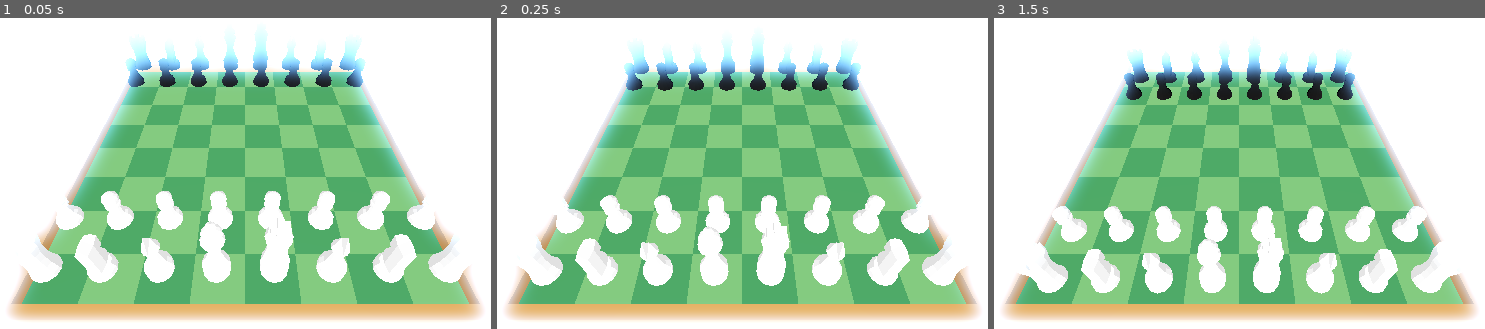
Above: before the commit, frames 1-3 (left to right).
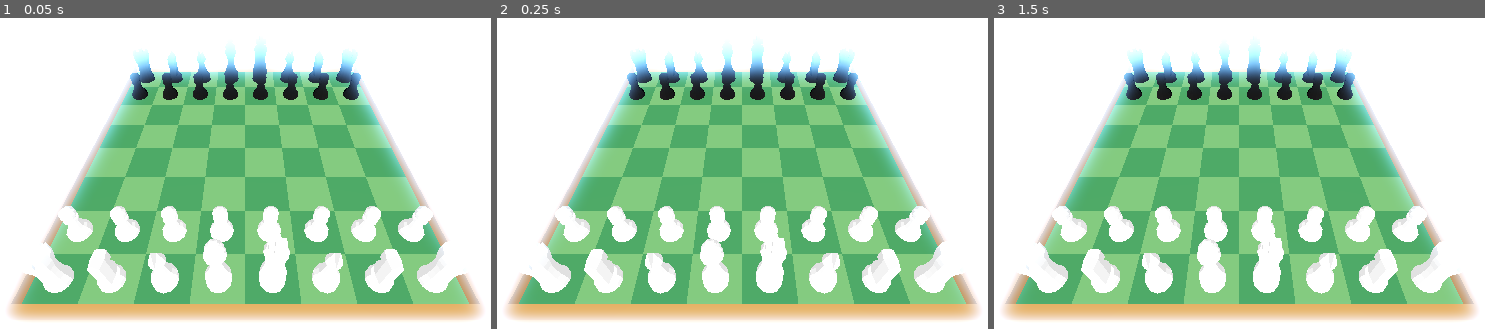
Above: after the commit, the same moments.

Repository: rickyguerin/Fairway-Chess-Jam-Submission
Game: Godot game, scene res://scenes/game.tscn
The game is run twice, just before and just after one commit, with the same random seed, the same clock (stepped at 60 frames per second) and the same inputs.
Inputs (mouse positions are in pixels of both pictures, inside the frame that each line leads up to):
- Up to frame 1 (0.05 s): no input
- Up to frame 2 (0.25 s): no input
- Up to frame 3 (1.5 s): move the mouse to (1416, 126) at 0.52 s; hold D (D) 0.53-1.28 s; click (1416, 126) at 0.67 s; tap Enter at 1.25 s; move the mouse to (1077, 170) at 1.27 s; tap A (A) at 1.35 s; click (1077, 170) at 1.42 s

The runs differ from the first frame. In frame 1, 12% of the frame differs, in the area x 4-96%, y 4-89%; in frame 2, 8.5%; in frame 3, less than 0.1%.

Commit message:
Start pieces on the ground

Diff:
--- a/godot/scenes/game.tscn
+++ b/godot/scenes/game.tscn
@@ -113,99 +113,99 @@
 [node name="White Pieces" type="Node" parent="."]
 
 [node name="Pawn 1" parent="White Pieces" instance=ExtResource("4_72ydc")]
-transform = Transform3D(1, 0, 0, 0, 1, 0, 0, 0, 1, -7, 1, 5)
+transform = Transform3D(1, 0, 0, 0, 1, 0, 0, 0, 1, -7, 0, 5)
 
 [node name="Pawn 2" parent="White Pieces" instance=ExtResource("4_72ydc")]
-transform = Transform3D(1, 0, 0, 0, 1, 0, 0, 0, 1, -5, 1, 5)
+transform = Transform3D(1, 0, 0, 0, 1, 0, 0, 0, 1, -5, 0, 5)
 
 [node name="Pawn 3" parent="White Pieces" instance=ExtResource("4_72ydc")]
-transform = Transform3D(1, 0, 0, 0, 1, 0, 0, 0, 1, -3, 1, 5)
+transform = Transform3D(1, 0, 0, 0, 1, 0, 0, 0, 1, -3, 0, 5)
 
 [node name="Pawn 4" parent="White Pieces" instance=ExtResource("4_72ydc")]
-transform = Transform3D(1, 0, 0, 0, 1, 0, 0, 0, 1, -1, 1, 5)
+transform = Transform3D(1, 0, 0, 0, 1, 0, 0, 0, 1, -1, 0, 5)
 
 [node name="Pawn 5" parent="White Pieces" instance=ExtResource("4_72ydc")]
-transform = Transform3D(1, 0, 0, 0, 1, 0, 0, 0, 1, 1, 1, 5)
+transform = Transform3D(1, 0, 0, 0, 1, 0, 0, 0, 1, 1, 0, 5)
 
 [node name="Pawn 6" parent="White Pieces" instance=ExtResource("4_72ydc")]
-transform = Transform3D(1, 0, 0, 0, 1, 0, 0, 0, 1, 3, 1, 5)
+transform = Transform3D(1, 0, 0, 0, 1, 0, 0, 0, 1, 3, 0, 5)
 
 [node name="Pawn 7" parent="White Pieces" instance=ExtResource("4_72ydc")]
-transform = Transform3D(1, 0, 0, 0, 1, 0, 0, 0, 1, 5, 1, 5)
+transform = Transform3D(1, 0, 0, 0, 1, 0, 0, 0, 1, 5, 0, 5)
 
 [node name="Pawn 8" parent="White Pieces" instance=ExtResource("4_72ydc")]
-transform = Transform3D(1, 0, 0, 0, 1, 0, 0, 0, 1, 7, 1, 5)
+transform = Transform3D(1, 0, 0, 0, 1, 0, 0, 0, 1, 7, 0, 5)
 
 [node name="Rook 1" parent="White Pieces" instance=ExtResource("4_wkxt7")]
-transform = Transform3D(1, 0, 0, 0, 1, 0, 0, 0, 1, -7, 1, 7)
+transform = Transform3D(1, 0, 0, 0, 1, 0, 0, 0, 1, -7, 0, 7)
 
 [node name="Rook 2" parent="White Pieces" instance=ExtResource("4_wkxt7")]
-transform = Transform3D(1, 0, 0, 0, 1, 0, 0, 0, 1, 7, 1, 7)
+transform = Transform3D(1, 0, 0, 0, 1, 0, 0, 0, 1, 7, 0, 7)
 
 [node name="Knight 1" parent="White Pieces" instance=ExtResource("8_ouyaw")]
-transform = Transform3D(1, 0, 0, 0, 1, 0, 0, 0, 1, -5, 1, 7)
+transform = Transform3D(1, 0, 0, 0, 1, 0, 0, 0, 1, -5, 0, 7)
 
 [node name="Knight 2" parent="White Pieces" instance=ExtResource("8_ouyaw")]
-transform = Transform3D(1, 0, 0, 0, 1, 0, 0, 0, 1, 5, 1, 7)
+transform = Transform3D(1, 0, 0, 0, 1, 0, 0, 0, 1, 5, 0, 7)
 
 [node name="Bishop 1" parent="White Pieces" instance=ExtResource("5_piiwh")]
-transform = Transform3D(1, 0, 0, 0, 1, 0, 0, 0, 1, -3, 1, 7)
+transform = Transform3D(1, 0, 0, 0, 1, 0, 0, 0, 1, -3, 0, 7)
 
 [node name="Bishop 2" parent="White Pieces" instance=ExtResource("5_piiwh")]
-transform = Transform3D(1, 0, 0, 0, 1, 0, 0, 0, 1, 3, 1, 7)
+transform = Transform3D(1, 0, 0, 0, 1, 0, 0, 0, 1, 3, 0, 7)
 
 [node name="Queen" parent="White Pieces" instance=ExtResource("6_xeppu")]
-transform = Transform3D(1, 0, 0, 0, 1, 0, 0, 0, 1, -1, 1, 7)
+transform = Transform3D(1, 0, 0, 0, 1, 0, 0, 0, 1, -1, 0, 7)
 
 [node name="King" parent="White Pieces" instance=ExtResource("7_y0pwt")]
-transform = Transform3D(1, 0, 0, 0, 1, 0, 0, 0, 1, 1, 1, 7)
+transform = Transform3D(1, 0, 0, 0, 1, 0, 0, 0, 1, 1, 0, 7)
 
 [node name="Black Pieces" type="Node" parent="."]
 
 [node name="Pawn 1" parent="Black Pieces" instance=ExtResource("4_ne6np")]
-transform = Transform3D(-1, 0, -8.74228e-08, 0, 1, 0, 8.74228e-08, 0, -1, -7, 1, -5)
+transform = Transform3D(-1, 0, -8.74228e-08, 0, 1, 0, 8.74228e-08, 0, -1, -7, 0, -5)
 
 [node name="Pawn 2" parent="Black Pieces" instance=ExtResource("4_ne6np")]
-transform = Transform3D(-1, 0, -8.74228e-08, 0, 1, 0, 8.74228e-08, 0, -1, -5, 1, -5)
+transform = Transform3D(-1, 0, -8.74228e-08, 0, 1, 0, 8.74228e-08, 0, -1, -5, 0, -5)
 
 [node name="Pawn 3" parent="Black Pieces" instance=ExtResource("4_ne6np")]
-transform = Transform3D(-1, 0, -8.74228e-08, 0, 1, 0, 8.74228e-08, 0, -1, -3, 1, -5)
+transform = Transform3D(-1, 0, -8.74228e-08, 0, 1, 0, 8.74228e-08, 0, -1, -3, 0, -5)
 
 [node name="Pawn 4" parent="Black Pieces" instance=ExtResource("4_ne6np")]
-transform = Transform3D(-1, 0, -8.74228e-08, 0, 1, 0, 8.74228e-08, 0, -1, -1, 1, -5)
+transform = Transform3D(-1, 0, -8.74228e-08, 0, 1, 0, 8.74228e-08, 0, -1, -1, 0, -5)
 
 [node name="Pawn 5" parent="Black Pieces" instance=ExtResource("4_ne6np")]
-transform = Transform3D(-1, 0, -8.74228e-08, 0, 1, 0, 8.74228e-08, 0, -1, 1, 1, -5)
+transform = Transform3D(-1, 0, -8.74228e-08, 0, 1, 0, 8.74228e-08, 0, -1, 1, 0, -5)
 
 [node name="Pawn 6" parent="Black Pieces" instance=ExtResource("4_ne6np")]
-transform = Transform3D(-1, 0, -8.74228e-08, 0, 1, 0, 8.74228e-08, 0, -1, 3, 1, -5)
+transform = Transform3D(-1, 0, -8.74228e-08, 0, 1, 0, 8.74228e-08, 0, -1, 3, 0, -5)
 
 [node name="Pawn 7" parent="Black Pieces" instance=ExtResource("4_ne6np")]
-transform = Transform3D(-1, 0, -8.74228e-08, 0, 1, 0, 8.74228e-08, 0, -1, 5, 1, -5)
+transform = Transform3D(-1, 0, -8.74228e-08, 0, 1, 0, 8.74228e-08, 0, -1, 5, 0, -5)
 
 [node name="Pawn 8" parent="Black Pieces" instance=ExtResource("4_ne6np")]
-transform = Transform3D(-1, 0, -8.74228e-08, 0, 1, 0, 8.74228e-08, 0, -1, 7, 1, -5)
+transform = Transform3D(-1, 0, -8.74228e-08, 0, 1, 0, 8.74228e-08, 0, -1, 7, 0, -5)
 
 [node name="Rook 1" parent="Black Pieces" instance=ExtResource("6_7xk31")]
-transform = Transform3D(-1, 0, -8.74228e-08, 0, 1, 0, 8.74228e-08, 0, -1, -7, 1, -7)
+transform = Transform3D(-1, 0, -8.74228e-08, 0, 1, 0, 8.74228e-08, 0, -1, -7, 0, -7)
 
 [node name="Rook 2" parent="Black Pieces" instance=ExtResource("6_7xk31")]
-transform = Transform3D(-1, 0, -8.74228e-08, 0, 1, 0, 8.74228e-08, 0, -1, 7, 1, -7)
+transform = Transform3D(-1, 0, -8.74228e-08, 0, 1, 0, 8.74228e-08, 0, -1, 7, 0, -7)
 
 [node name="Knight 1" parent="Black Pieces" instance=ExtResource("11_wxxrq")]
-transform = Transform3D(-1, 0, -8.74228e-08, 0, 1, 0, 8.74228e-08, 0, -1, -5, 1, -7)
+transform = Transform3D(-1, 0, -8.74228e-08, 0, 1, 0, 8.74228e-08, 0, -1, -5, 0, -7)
 
 [node name="Knight 2" parent="Black Pieces" instance=ExtResource("11_wxxrq")]
-transform = Transform3D(-1, 0, -8.74228e-08, 0, 1, 0, 8.74228e-08, 0, -1, 5, 1, -7)
+transform = Transform3D(-1, 0, -8.74228e-08, 0, 1, 0, 8.74228e-08, 0, -1, 5, 0, -7)
 
 [node name="Bishop 1" parent="Black Pieces" instance=ExtResource("8_dwah1")]
-transform = Transform3D(-1, 0, -8.74228e-08, 0, 1, 0, 8.74228e-08, 0, -1, -3, 1, -7)
+transform = Transform3D(-1, 0, -8.74228e-08, 0, 1, 0, 8.74228e-08, 0, -1, -3, 0, -7)
 
 [node name="Bishop 2" parent="Black Pieces" instance=ExtResource("8_dwah1")]
-transform = Transform3D(-1, 0, -8.74228e-08, 0, 1, 0, 8.74228e-08, 0, -1, 3, 1, -7)
+transform = Transform3D(-1, 0, -8.74228e-08, 0, 1, 0, 8.74228e-08, 0, -1, 3, 0, -7)
 
 [node name="Queen" parent="Black Pieces" instance=ExtResource("10_xf7dy")]
-transform = Transform3D(-1, 0, -8.74228e-08, 0, 1, 0, 8.74228e-08, 0, -1, -1, 1, -7)
+transform = Transform3D(-1, 0, -8.74228e-08, 0, 1, 0, 8.74228e-08, 0, -1, -1, 0, -7)
 
 [node name="King" parent="Black Pieces" instance=ExtResource("12_ci14r")]
-transform = Transform3D(-1, 0, -8.74228e-08, 0, 1, 0, 8.74228e-08, 0, -1, 1, 1, -7)
+transform = Transform3D(-1, 0, -8.74228e-08, 0, 1, 0, 8.74228e-08, 0, -1, 1, 0, -7)
